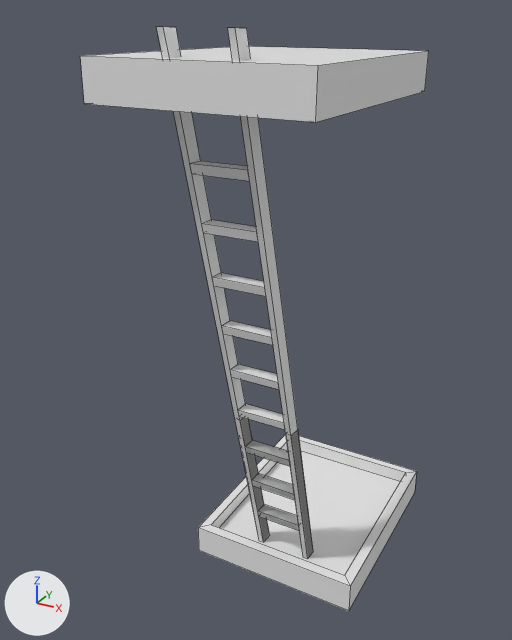
An edit to the OBJ model src/main/resources/assets/graphics/ladder.obj, drawn before and after from the same camera.
Both versions are drawn from a 50 mm camera at (4.84, -10.27, 9.87) aimed at (-0.7, -0.19, 4.83). The axes (+X, +Y, +Z) are drawn at lower left. The lights are the same throughout. The older version comes first. Mesh edges are drawn as thin lines. Where no turn or scale is listed for an object, it has been applied to the vertices.

Names of what the first picture shows: 'BottomHole', 'Ladder', 'LadderDown', 'TopHole'.
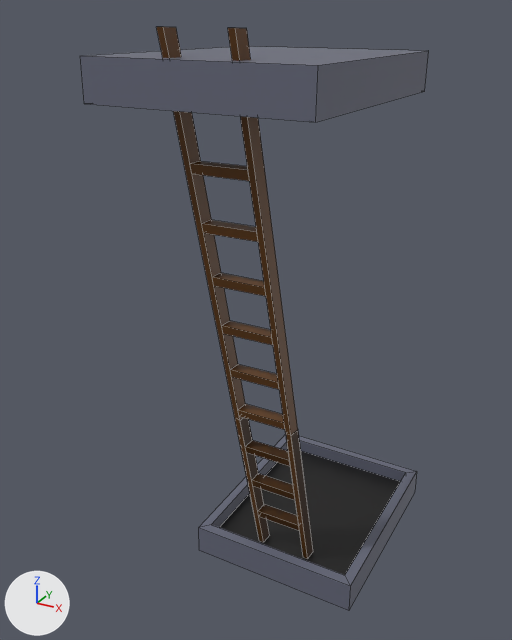
The change, as a diff of the scene's bpy script:
```diff
--- a/src/main/resources/assets/graphics/ladder.obj.py
+++ b/src/main/resources/assets/graphics/ladder.obj.py
@@ mat_brown @@
+mat_brown = principled_material('brown')
+mat_brown.base_color = (0.114, 0.0395, 0.00121)  # brown #5f3804
@@ mat_mortar @@
+mat_mortar = principled_material('mortar')
+mat_mortar.base_color = (0.127, 0.136, 0.188)  # greyish blue #646778
@@ mat_dark @@
+mat_dark = principled_material('dark')
+mat_dark.base_color = (0.00478, 0.00439, 0.00439)  # black #0f0e0e
@@ me_bottomhole @@
 me_bottomhole.from_pydata(...)  # 16 vertices, 14 faces; spans x -1.68..1.6, y -0.83..3.2, z -0.29..0.31
 # used by ob_bottomhole; location = (0.0, 0.0, 0.0)
+# me_bottomhole part 1: 1 face spanning x -1.49..1.41, y -0.61..2.99, z 0.02..0.03 switches from no material to mat_dark (black #0f0e0e)
+# me_bottomhole part 2: 13 faces spanning x -1.68..1.6, y -0.83..3.2, z -0.29..0.31 switch from no material to mat_mortar (greyish blue #646778)
+me_bottomhole.materials.append(mat_dark)  # black #0f0e0e
@@ me_ladder @@
 me_ladder.from_pydata(...)  # 96 vertices, 72 faces; spans x -0.58..0.5, y -2.85..0.0, z 0.0..9.67
+me_ladder.materials.append(mat_brown)  # brown #5f3804
@@ me_ladderdown @@
 me_ladderdown.from_pydata(...)  # 40 vertices, 30 faces; spans x -0.58..0.5, y -1.15..0.0, z 0.0..3.34
+me_ladderdown.materials.append(mat_brown)  # brown #5f3804
@@ me_tophole @@
 me_tophole.from_pydata(...)  # 16 vertices, 14 faces; spans x -1.69..1.61, y -2.99..1.05, z 8.69..9.32
 # used by ob_tophole; location = (0.0, 0.0, 0.0)
+# me_tophole part 3: 13 faces spanning x -1.69..1.61, y -2.99..1.05, z 8.69..9.32 switch from no material to mat_mortar (greyish blue #646778)
+me_tophole.materials.append(mat_dark)  # black #0f0e0e
```

What differs and where, as boxes (x1, y1, x2, y2) in the pictures (512 x 640 px):
'Ladder', recoloured (white to brown)
    both: (157, 27, 313, 559)
'LadderDown', recoloured
    both: (241, 418, 313, 557)
part 1 of me_bottomhole, recoloured (white to black)
    both: (219, 451, 400, 575)
part 2 of me_bottomhole, recoloured (white to greyish blue)
    both: (198, 434, 417, 611)
part 3 of me_tophole, recoloured (white to greyish blue)
    both: (80, 46, 429, 122)
